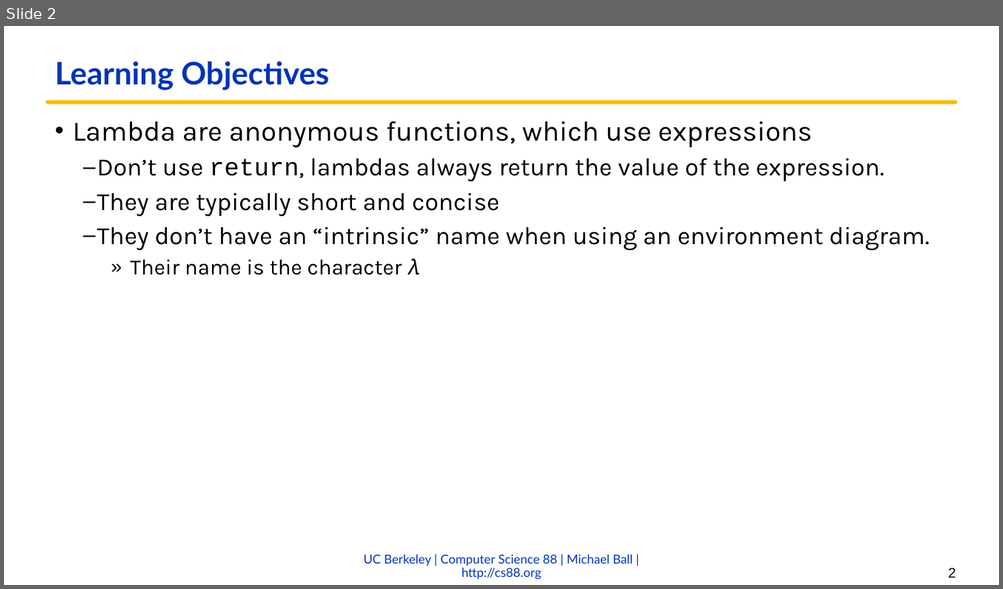
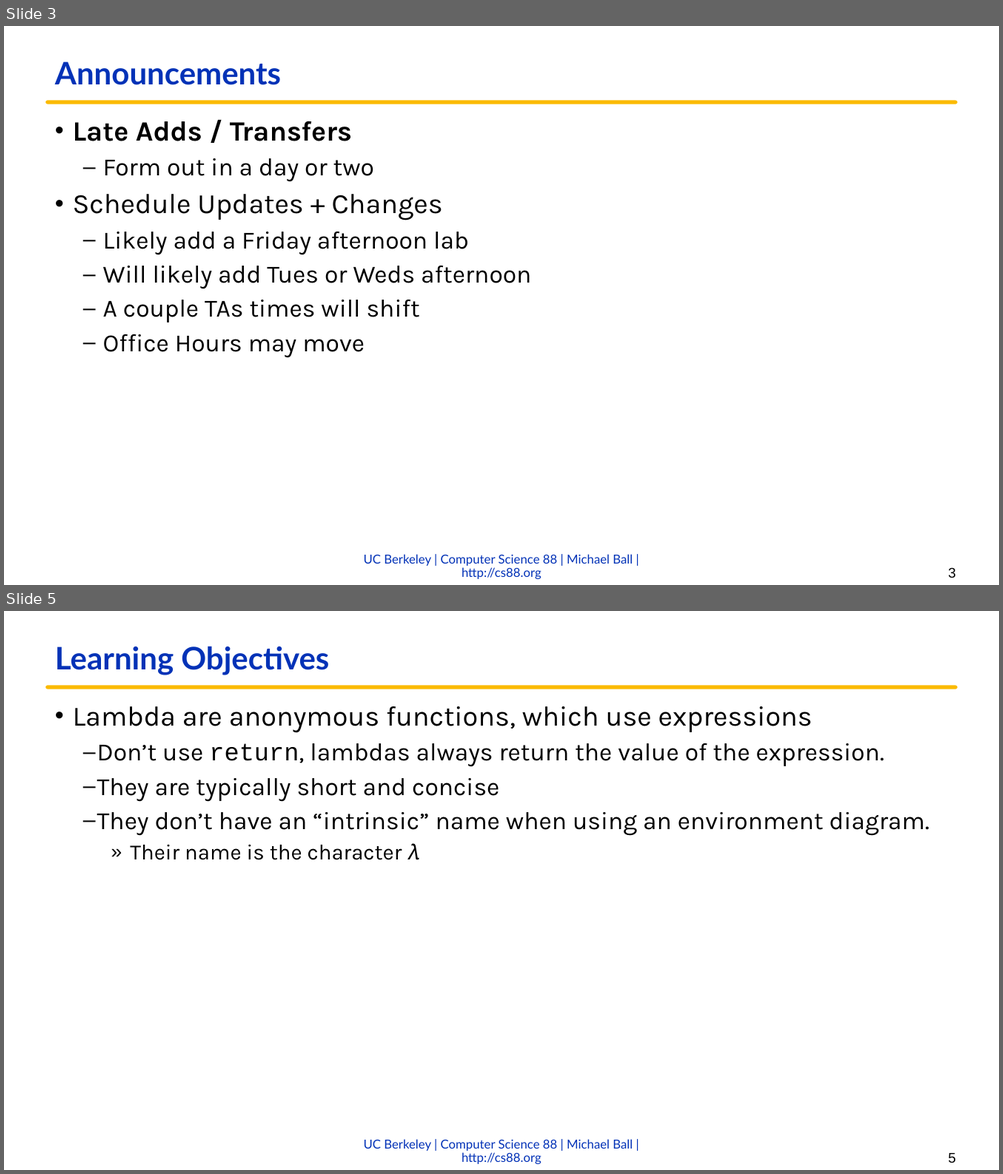
Before and after one commit to cs88-website/fa22, a slide deck: assets/slides/fa22/08-Lambda_Dictionaries.pptx. Shown one above the other, each under a label of ours: slide 2 before the commit, slides 3 and 5 after it; the slides between them are not shown. The pictures are 1003x589 and 1003x1174 pixels, drawn with LibreOffice and Linux fonts; fonts in the diff are those of the drawing; background and template pictures are left out. Boxes give left, top, right and bottom in pixels: in the first picture for what was removed or moved away, otherwise in the second. Text is boxed around its words. In the diff, an @@ line names an element or a change of style, - is before the commit and + after.

```diff
--- a/assets/slides/fa22/08-Lambda_Dictionaries.pptx
+++ b/assets/slides/fa22/08-Lambda_Dictionaries.pptx
@@ slide 3 added at [4,26,999,585], background #FFFFFF; not listed: 2 template elements that a slide beside it also shows @@
@@ title added at [55,62,281,85], 30 pt, text #0332B7, bold @@
+Announcements
@@ text added at [73,121,531,358], 24 pt, text #000000 @@
+• Late Adds / Transfers
+  – Form out in a day or two
+• Schedule Updates + Changes
+  – Likely add a Friday afternoon lab
+  – Will likely add Tues or Weds afternoon
+  – A couple TAs times will shift
+  – Office Hours may move
@@ page number added at [948,568,956,578], 13.5 pt, text #000000 @@
+3
@@ what was slide 2 is now slide 5 @@
@@ page number at [948,1153,956,1164]: text changed @@
-2
+5
```
Also in this commit, not shown: 1 slide changed, 12 other slides added, 1 slide removed, 3 other files.
